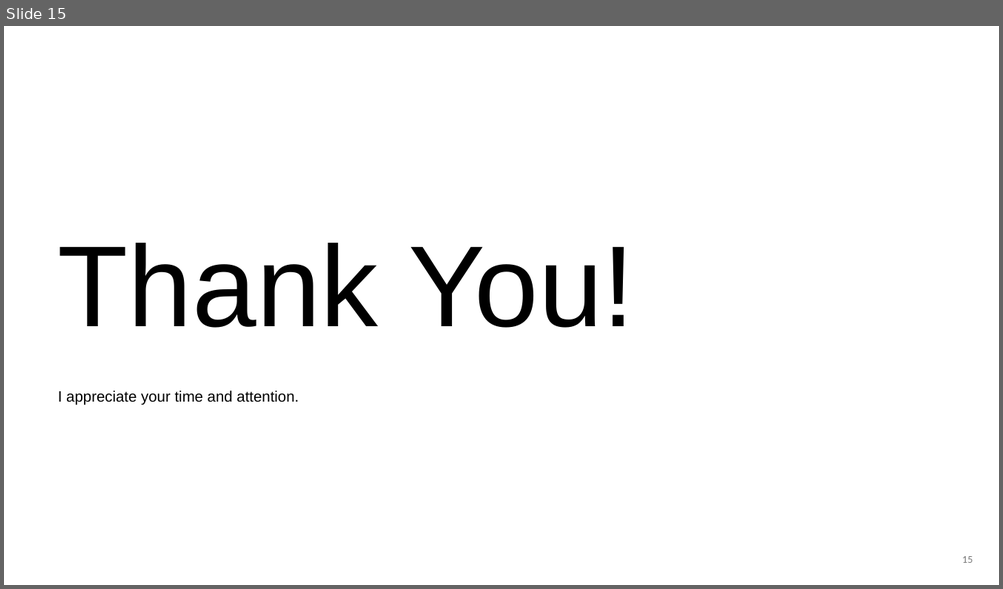
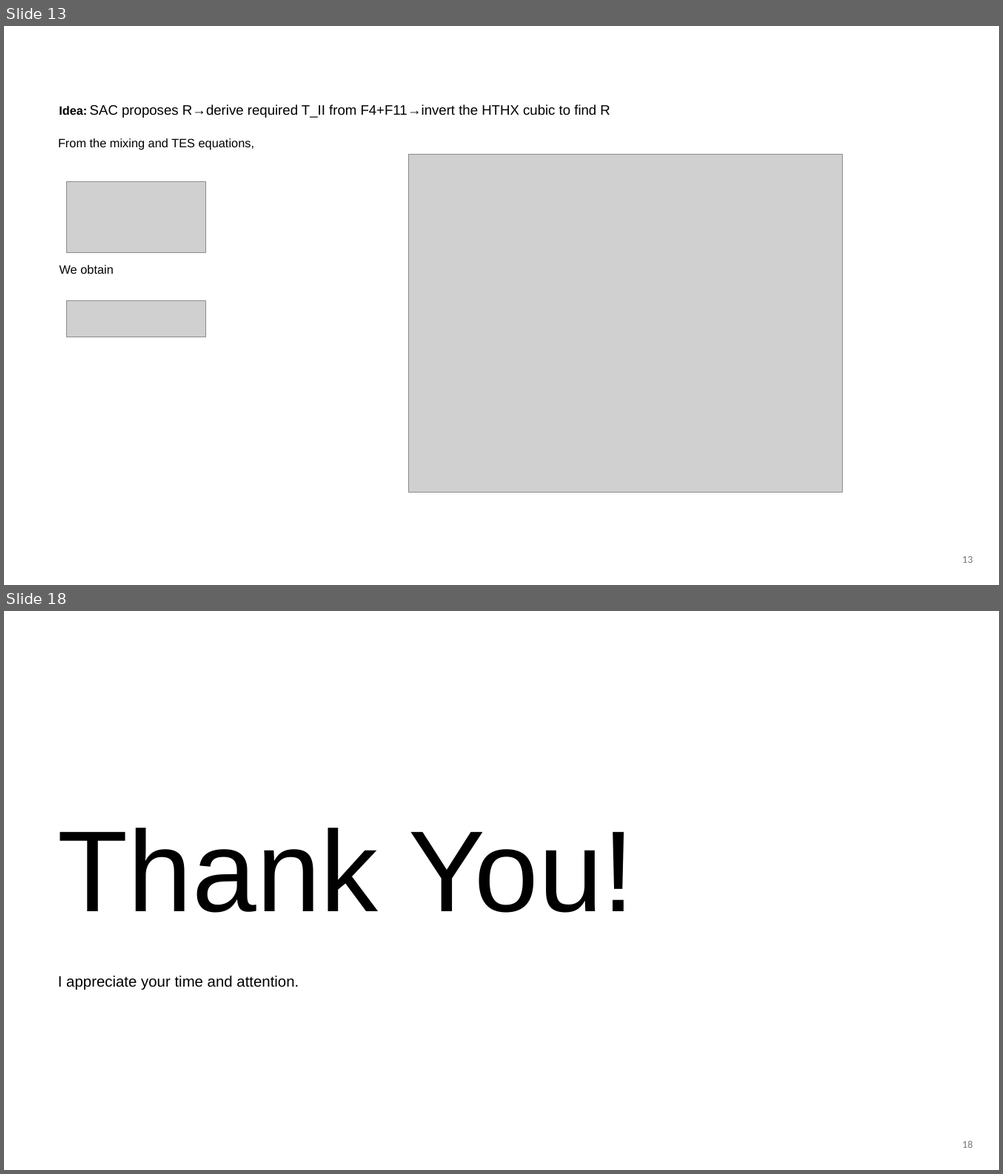
Before and after one commit to itsashishthapa/THESIS, a slide deck: Presentations/Thesis Update(second case).odp. Shown one above the other, each under a label of ours: slide 15 before the commit, slides 13 and 18 after it; the slides between them are not shown. The pictures are 1003x589 and 1003x1174 pixels, drawn with LibreOffice and Linux fonts; fonts in the diff are those of the drawing; grey boxes stand for pictures. Boxes give left, top, right and bottom in pixels: in the first picture for what was removed or moved away, otherwise in the second. Text is boxed around its words. In the diff, an @@ line names an element or a change of style, - is before the commit and + after.

```diff
--- a/Presentations/Thesis Update(second case).odp
+++ b/Presentations/Thesis Update(second case).odp
@@ slide 13 added at [4,26,999,585], background #FFFFFF @@
@@ text added at [59,104,609,118], 16 pt, text #000000 @@
+Idea: SAC proposes R→derive required T_II from F4+F11→invert the HTHX cubic to find R
@@ text added at [58,138,254,150], 14 pt, text #000000 @@
+From the mixing and TES equations,
@@ picture added at [408,154,842,492] @@
@@ picture added at [66,181,205,253] @@
@@ text added at [60,265,114,274], 14 pt, text #000000 @@
+We obtain
@@ picture added at [66,301,205,337] @@
@@ page number added at [962,557,972,563], 12 pt, text #797979 @@
+13
@@ what was slide 15 is now slide 18 @@
@@ page number at [962,1141,972,1148]: text changed @@
-15
+18
```
Also in this commit, not shown: 2 other slides added, 6 other files.
